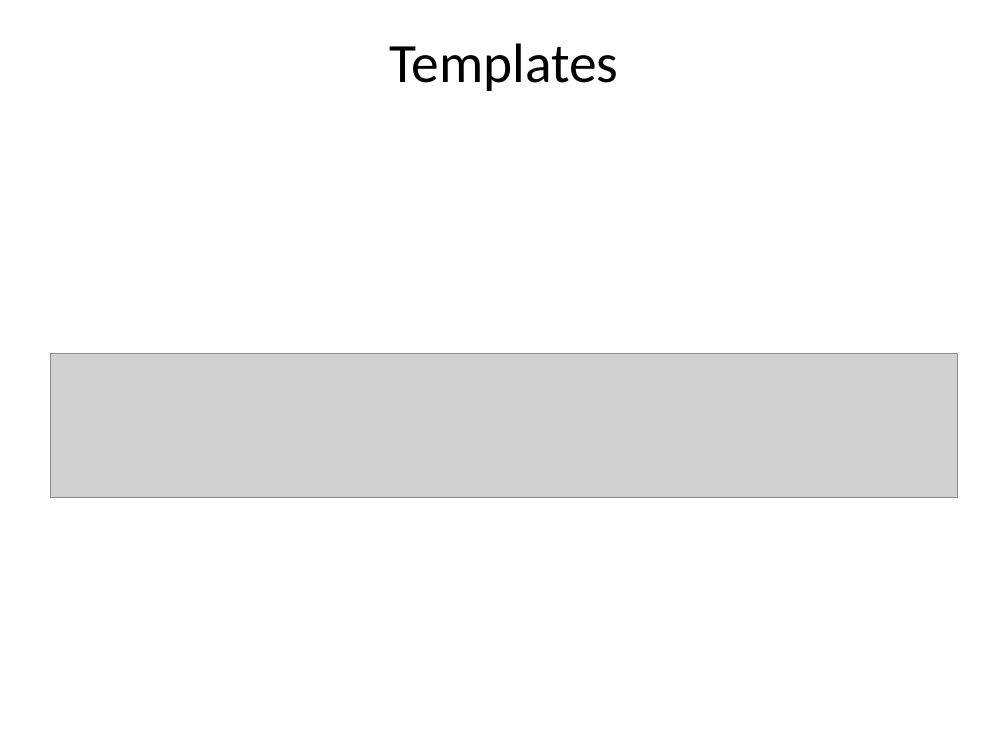
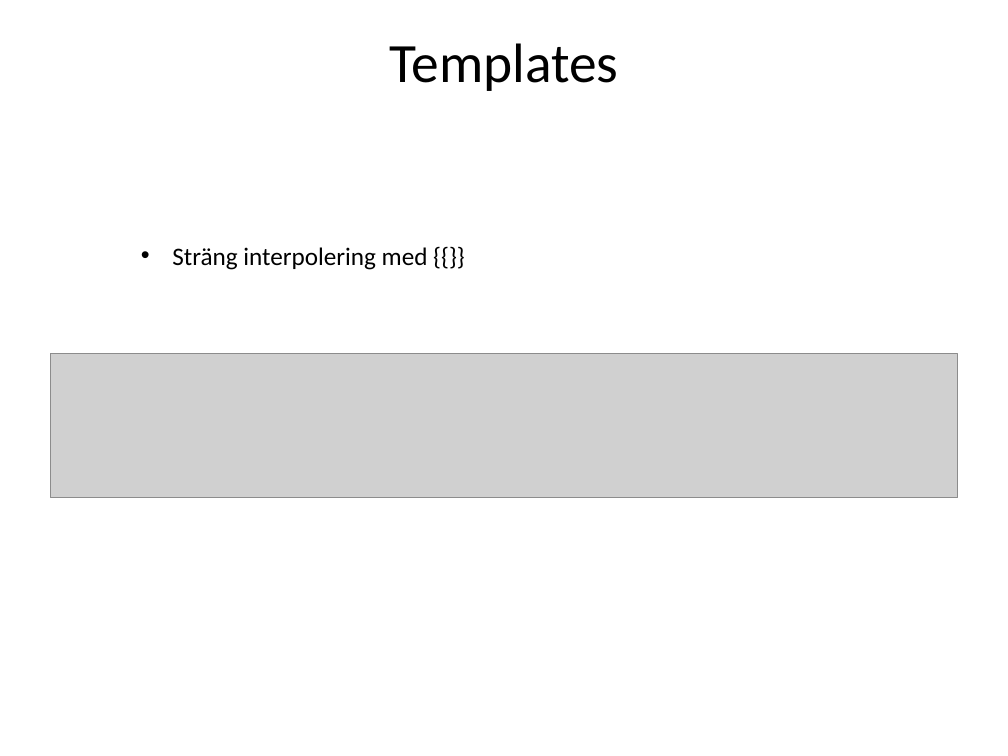
Before and after one commit to Omegapoint/ng2-workshop, a slide deck: slide 8 of docs/Angular 2.pptx. Drawn at 1008x756 pixels with LibreOffice and Linux fonts; fonts in the diff are those of the drawing; grey boxes stand for pictures. Boxes give left, top, right and bottom in pixels: in the first picture for what was removed or moved away, otherwise in the second. Text is boxed around its words. In the diff, an @@ line names an element or a change of style, - is before the commit and + after.

```diff
--- a/docs/Angular 2.pptx
+++ b/docs/Angular 2.pptx
@@ text added at <box>172,247,428,270</box>, 18 pt, text #000000 @@
+• Sträng interpolering med {{}}
```
Also in this commit, not shown: 1 other slide changed.
